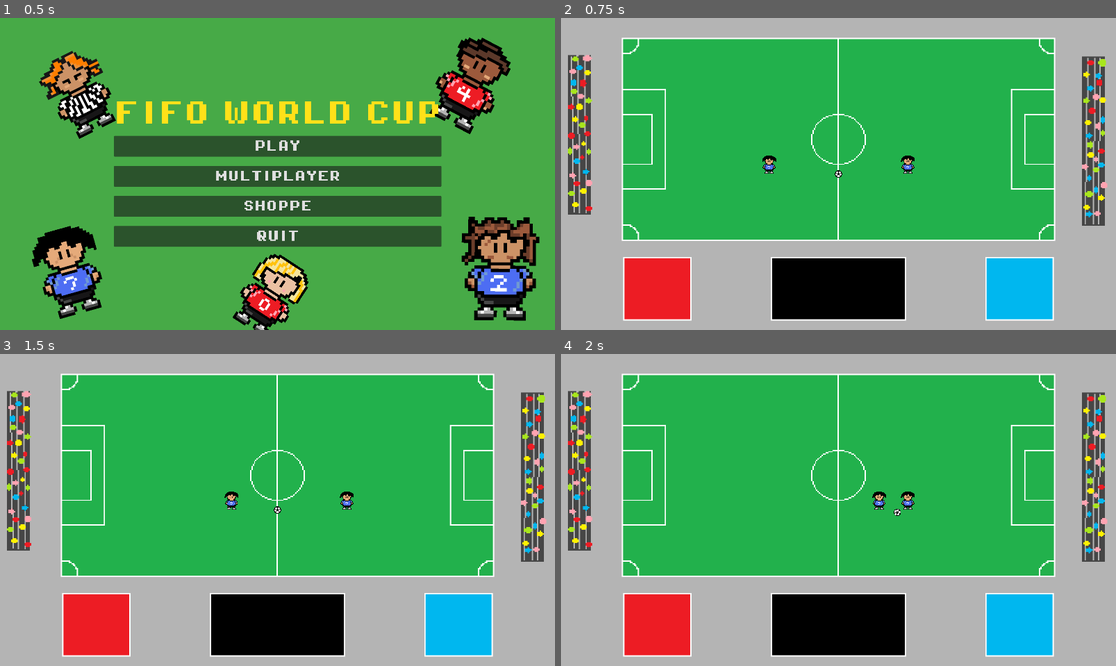
Above: before the commit, frames 1-4 (two rows, left to right).
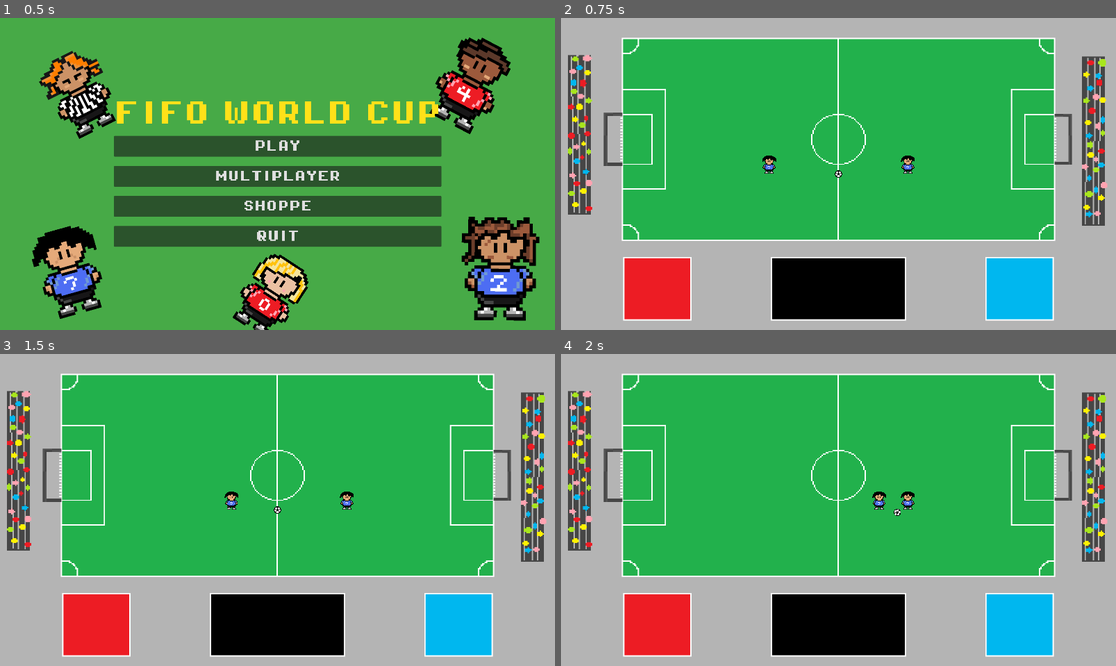
Above: after the commit, the same moments.

Repository: SeanK27/fifo-world-cup
Game: Godot game, scene res://scenes/main_menu.tscn
Same seed, same stepped clock (60 frames per second), same inputs: the game is played once before the commit and once after it.
Inputs:
- Up to frame 1 (0.5 s): no input
- Up to frame 2 (0.75 s): click "PLAY" at 0.5 s
- Up to frame 3 (1.5 s): tap Enter at 1.25 s; hold Right (move_right) from 1.28 s (still down)
- Up to frame 4 (2 s): keep holding Right (move_right)

Frame 1 is identical in both runs. In frame 2, 0.4% of the frame differs, in the area x 7-93%, y 30-48%; in frame 3, 0.4%; in frame 4, 0.4%.

Commit message:
goals in place

Diff:
--- a/scenes/soccer.tscn
+++ b/scenes/soccer.tscn
@@ -4,12 +4,13 @@
 [ext_resource type="PackedScene" uid="uid://b62f6t3xdk2gs" path="res://scenes/ball.tscn" id="2_pmrbq"]
 [ext_resource type="Texture2D" uid="uid://blsxbfxm0vngc" path="res://assets/sprites/pitch.png" id="4_eifhp"]
 [ext_resource type="Script" uid="uid://bnhm6f0bacshx" path="res://scripts/soccer.gd" id="4_soccer"]
+[ext_resource type="Texture2D" uid="uid://dudj3w3k0t1s1" path="res://assets/sprites/goal.png" id="4_xak2w"]
 
 [sub_resource type="RectangleShape2D" id="RectangleShape2D_pmrbq"]
-size = Vector2(33, 83)
+size = Vector2(25, 43)
 
 [sub_resource type="RectangleShape2D" id="RectangleShape2D_xak2w"]
-size = Vector2(33, 87)
+size = Vector2(20, 43)
 
 [node name="Game" type="Node2D" unique_id=84307633]
 script = ExtResource("4_soccer")
@@ -38,16 +39,33 @@
 collision_mask = 2
 
 [node name="CollisionShape2D" type="CollisionShape2D" parent="LeftGoal" unique_id=593001743]
-position = Vector2(-203.5, -30)
+position = Vector2(-199.5, -30.5)
 shape = SubResource("RectangleShape2D_pmrbq")
+
+[node name="TextureRect" type="TextureRect" parent="LeftGoal" unique_id=326451115]
+z_index = 1
+offset_left = -203.0
+offset_top = -53.0
+offset_right = -187.0
+offset_bottom = -7.0
+texture = ExtResource("4_xak2w")
 
 [node name="RightGoal" type="Area2D" parent="." unique_id=644980661]
 position = Vector2(67, 5)
 collision_mask = 2
 
 [node name="CollisionShape2D" type="CollisionShape2D" parent="RightGoal" unique_id=168654277]
-position = Vector2(136.5, -35)
+position = Vector2(130, -34.5)
 shape = SubResource("RectangleShape2D_xak2w")
+
+[node name="TextureRect" type="TextureRect" parent="RightGoal" unique_id=1859695478]
+z_index = 1
+offset_left = 120.0
+offset_top = -57.0
+offset_right = 135.0
+offset_bottom = -13.0
+texture = ExtResource("4_xak2w")
+flip_h = true
 
 [node name="Camera2D" type="Camera2D" parent="." unique_id=1963299871]
 scale = Vector2(0.5, 0.5)
